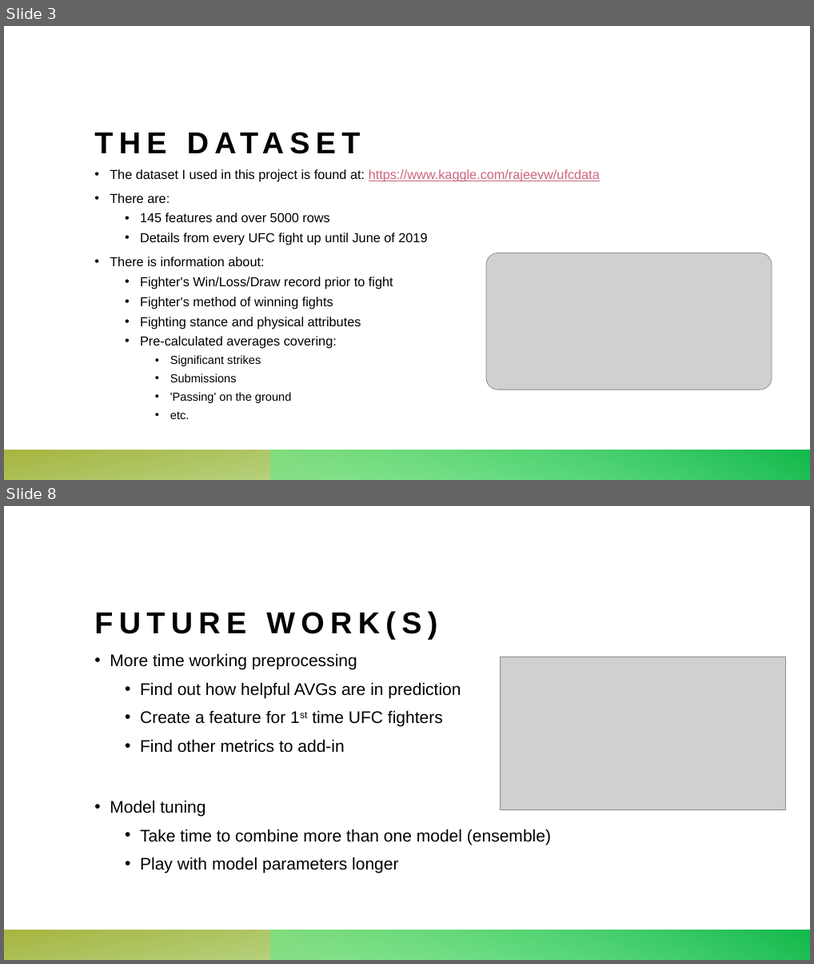
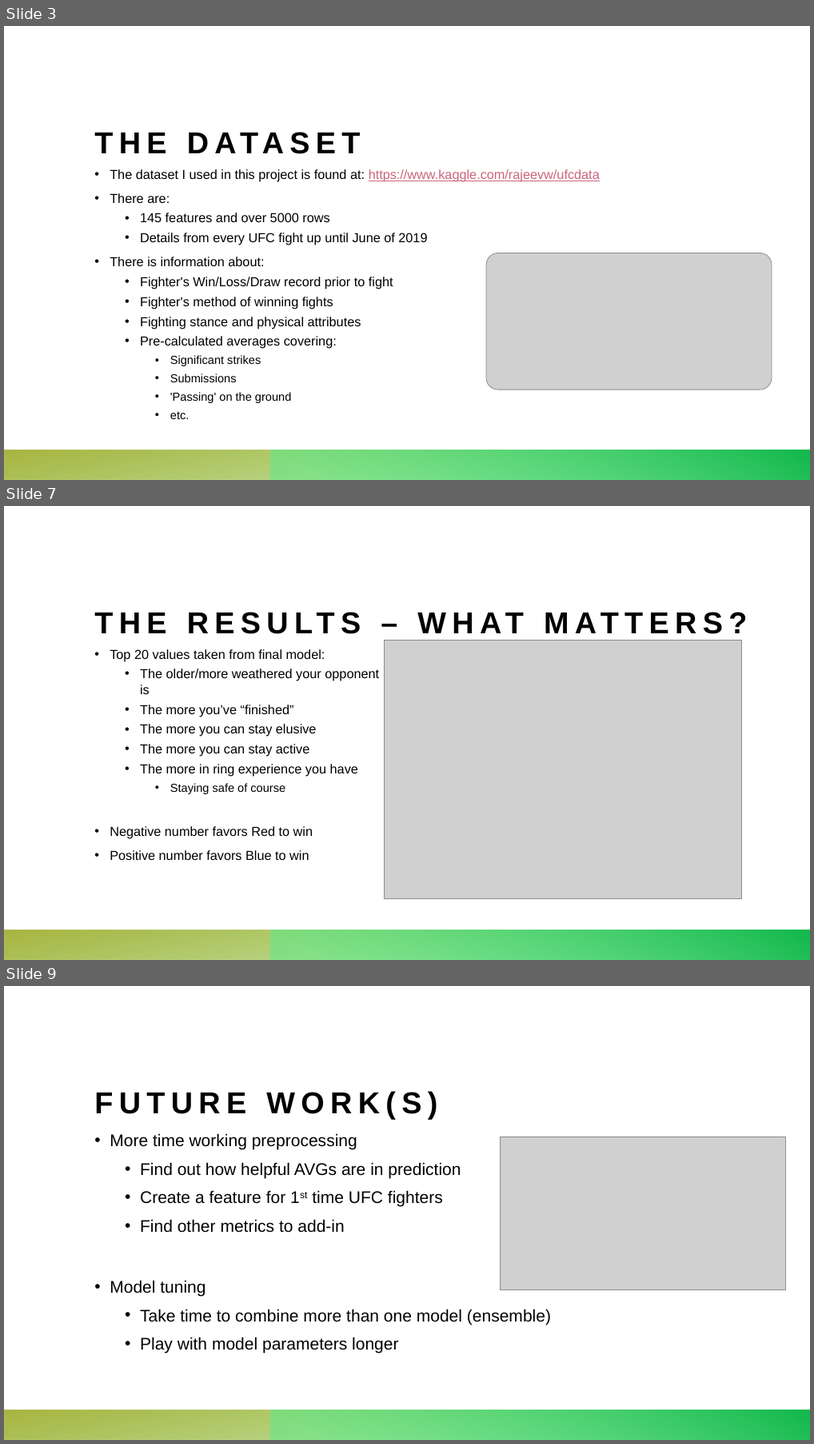
Before and after one commit to dfuller22/UFC_Fight_Predictor, a slide deck: Mod3.2_Proj_Exec.pptx. Shown one above the other, each under a label of ours: slides 3 and 8 before the commit, slides 3, 7 and 9 after it; the slides between them are not shown. The pictures are 814x964 and 814x1444 pixels, drawn with LibreOffice and Linux fonts; fonts in the diff are those of the drawing; grey boxes stand for pictures. Boxes give left, top, right and bottom in pixels: in the first picture for what was removed or moved away, otherwise in the second. Text is boxed around its words. In the diff, an @@ line names an element or a change of style, - is before the commit and + after.

```diff
--- a/Mod3.2_Proj_Exec.pptx
+++ b/Mod3.2_Proj_Exec.pptx
@@ slide 7 added at [4, 506, 810, 960], background #FFFFFF; not listed: 2 template elements that a slide beside it also shows @@
@@ text added at [110, 649, 379, 860], 15.5 pt, text #000000 @@
+• Top 20 values taken from final model:
+  • The older/more weathered your opponent is
+  • The more you’ve “finished”
+  • The more you can stay elusive
+  • The more you can stay active
+  • The more in ring experience you have
+    • Staying safe of course
+• Negative number favors Red to win
+• Positive number favors Blue to win
@@ picture added at [385, 640, 742, 899] @@
@@ title added at [140, 668, 162, 678], 36 pt, text #000000, bold @@
+THE RESULTS – WHAT MATTERS?
@@ what was slide 8 is now slide 9 @@
```
Also in this commit, not shown: 6 slides changed, 2 other files.
